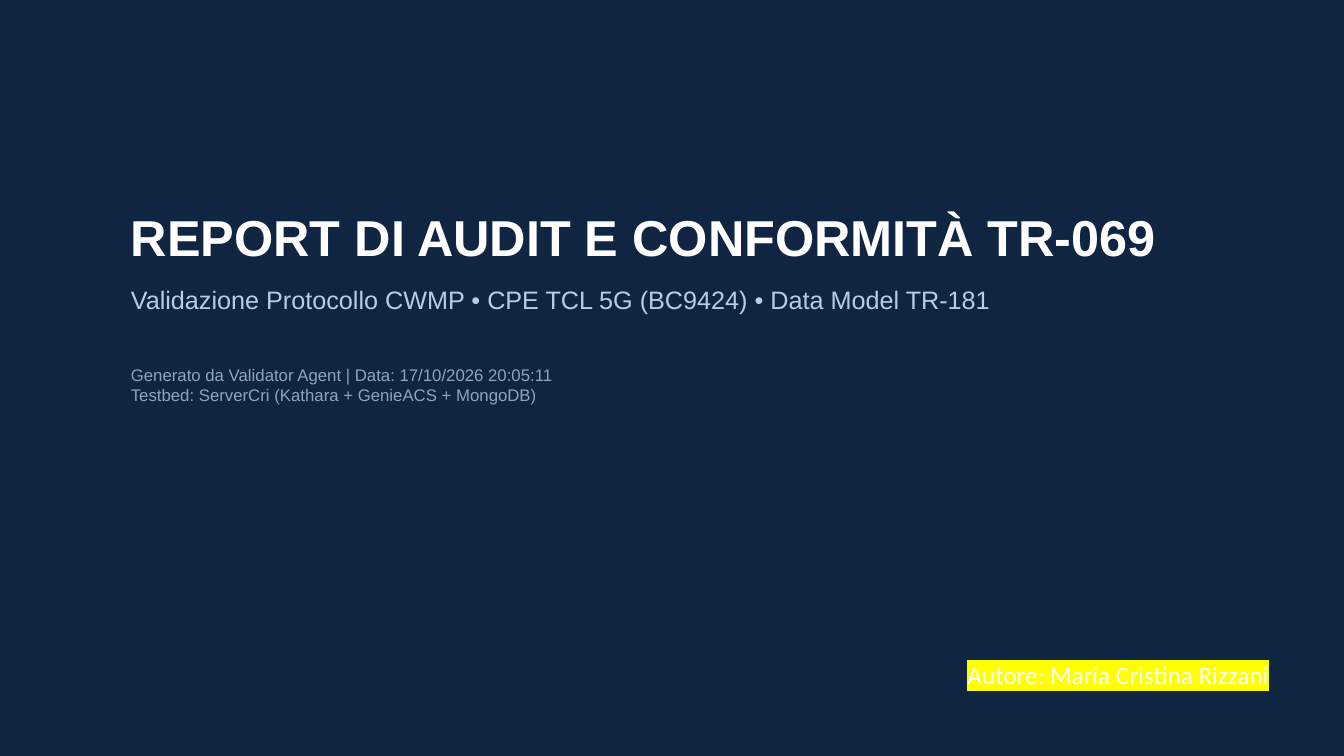
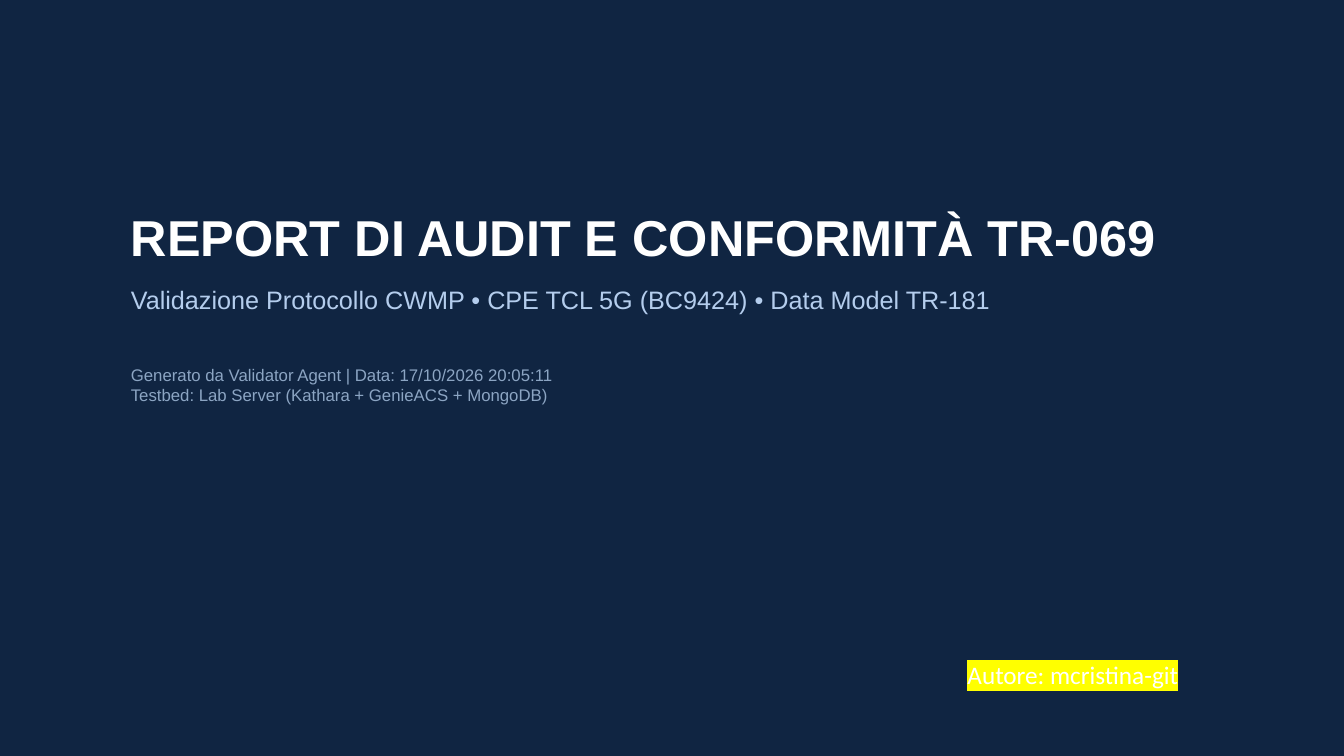
Before and after one commit to mcristina-git/TestTR69, a slide deck: slide 1 of report_template_tr069.pptx. Drawn at 1344x756 pixels with LibreOffice and Linux fonts; fonts in the diff are those of the drawing. Boxes give left, top, right and bottom in pixels: in the first picture for what was removed or moved away, otherwise in the second. Text is boxed around its words. In the diff, an @@ line names an element or a change of style, - is before the commit and + after.

```diff
--- a/report_template_tr069.pptx
+++ b/report_template_tr069.pptx
@@ text at <box>131,369,552,405</box>: text changed @@
-Generato da Validator Agent | Data: 17/10/2026 20:05:11
-Testbed: ServerCri (Kathara + GenieACS + MongoDB)
+Generato da Validator Agent | Data: 17/10/2026 20:05:11
+Testbed: Lab Server (Kathara + GenieACS + MongoDB)
@@ text at <box>967,666,1178,689</box>: text changed @@
-Autore: Maria Cristina Rizzani
+Autore: mcristina-git
```
Also in this commit, not shown: 1 other slide changed, 9 other files.
